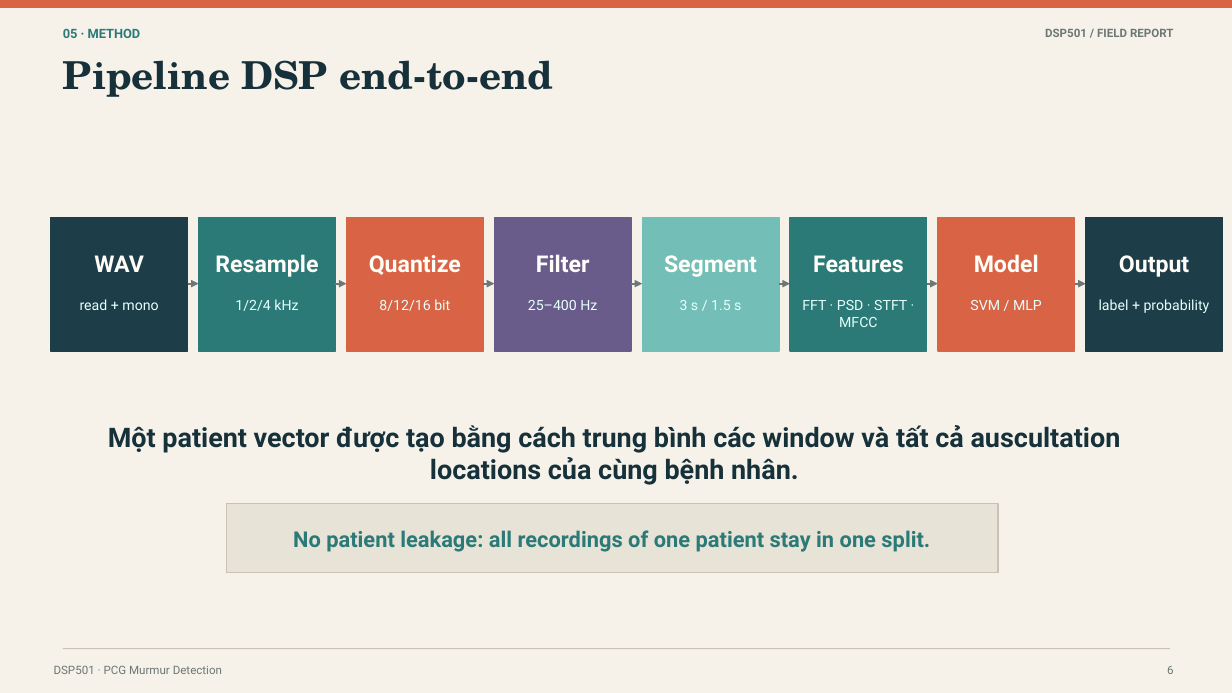
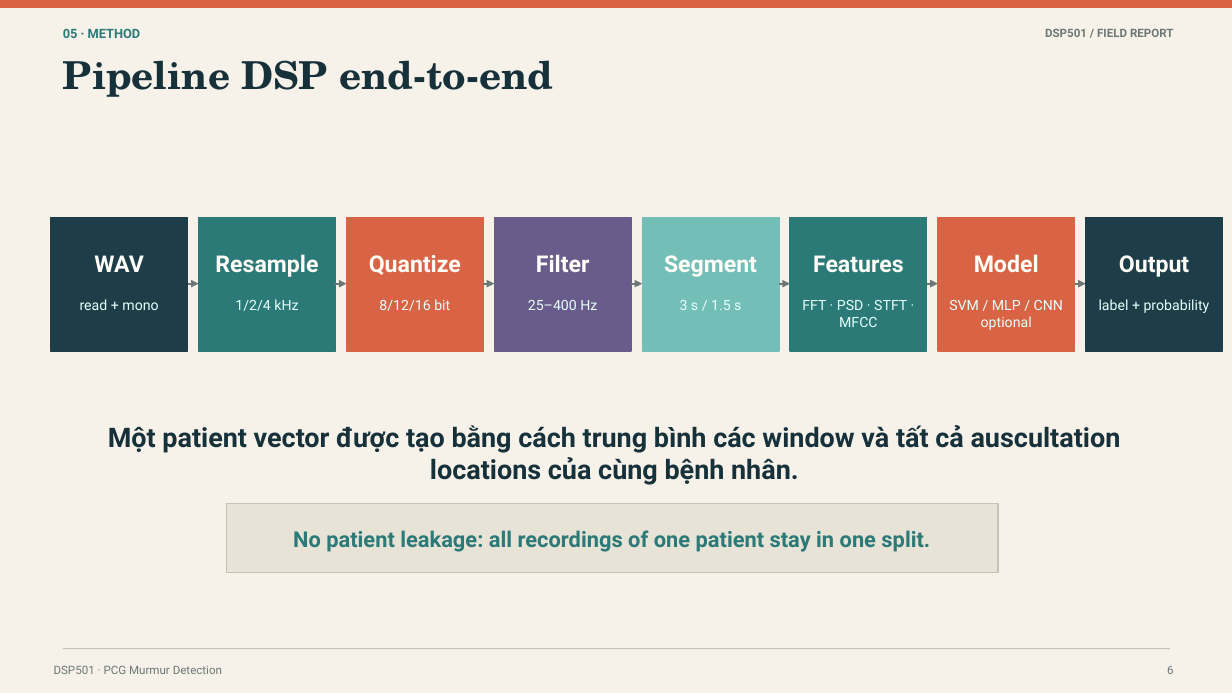
Before and after one commit to nstung463/pcg_murmur_dsp, a slide deck: slide 6 of docs/project_deliverables/DSP501_final_presentation.pptx. Drawn at 1232x693 pixels with LibreOffice and Linux fonts; fonts in the diff are those of the drawing. Boxes give left, top, right and bottom in pixels: in the first picture for what was removed or moved away, otherwise in the second. Text is boxed around its words. In the diff, an @@ line names an element or a change of style, - is before the commit and + after.

```diff
--- a/docs/project_deliverables/DSP501_final_presentation.pptx
+++ b/docs/project_deliverables/DSP501_final_presentation.pptx
@@ text at [949,300,1063,330]: text changed @@
-SVM / MLP
+SVM / MLP / CNN optional
```
Also in this commit, not shown: 7 other slides changed, 1 slide added, 15 other files.
